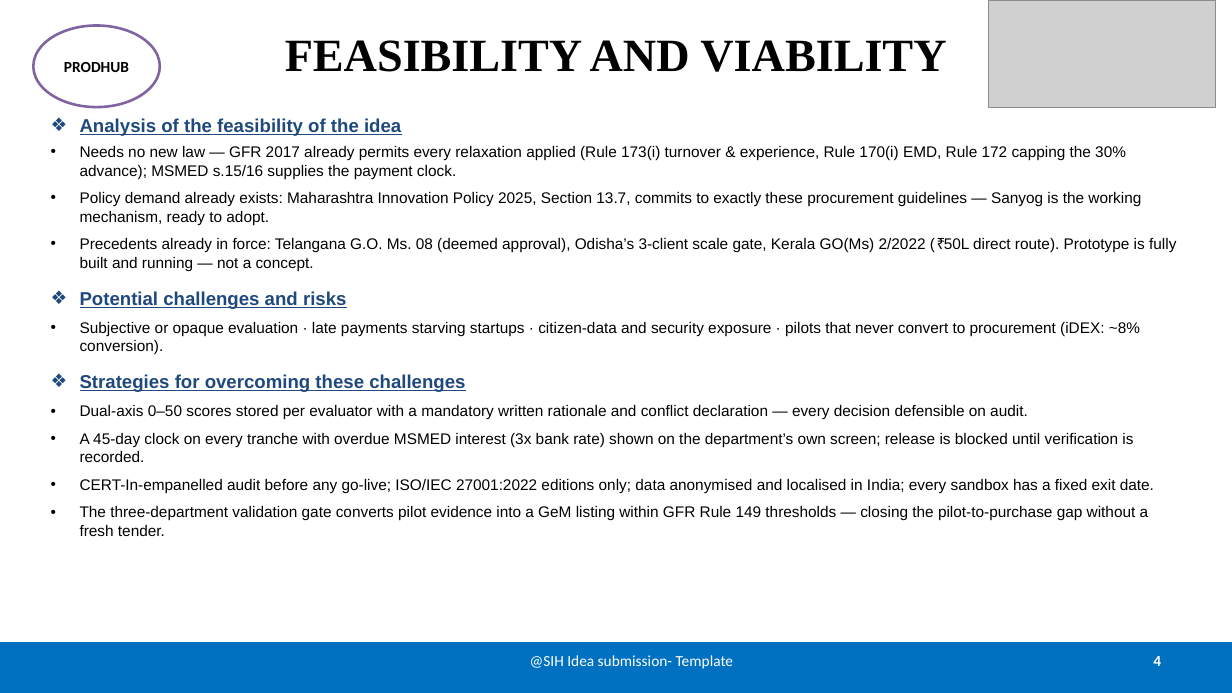
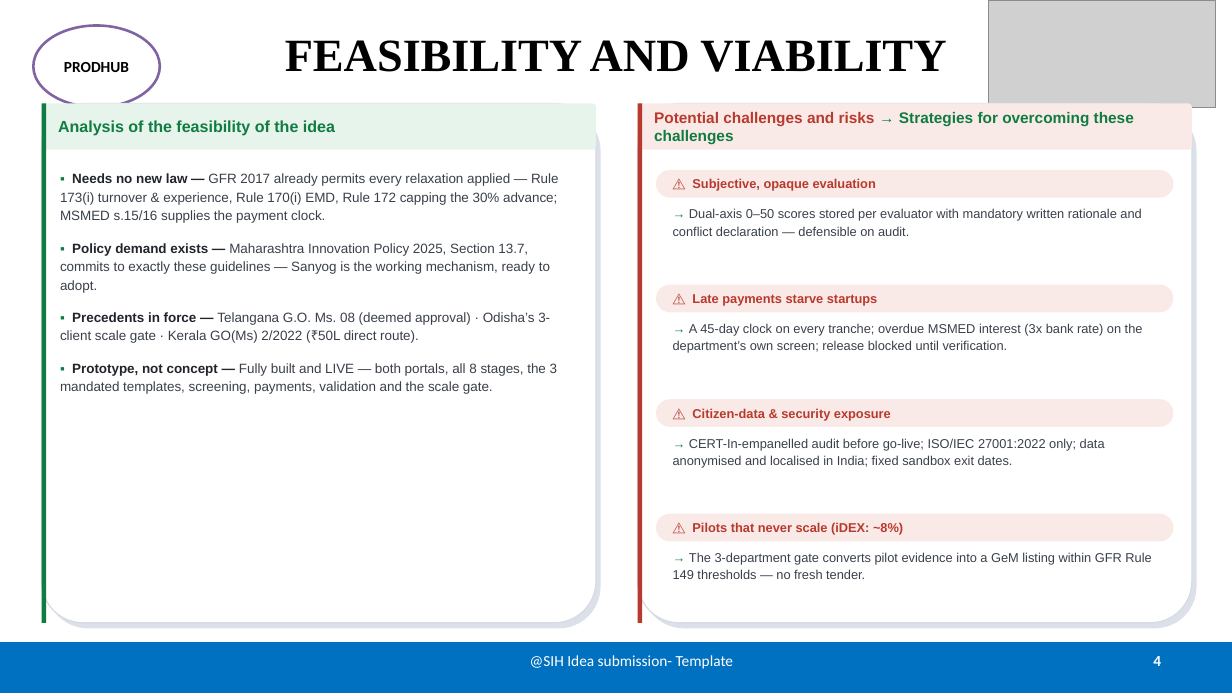
Before and after one commit to Ashutoshpalai3073/PRODHUB, a slide deck: slide 4 of docs/deck/SANYOG_SIH26136_PRODHUB.pptx. Drawn at 1232x693 pixels with LibreOffice and Linux fonts; fonts in the diff are those of the drawing; grey boxes stand for pictures. Boxes give left, top, right and bottom in pixels: in the first picture for what was removed or moved away, otherwise in the second. Text is boxed around its words. In the diff, an @@ line names an element or a change of style, - is before the commit and + after.

```diff
--- a/docs/deck/SANYOG_SIH26136_PRODHUB.pptx
+++ b/docs/deck/SANYOG_SIH26136_PRODHUB.pptx
@@ rounded rectangle added at (x1=42, y1=104, x2=596, y2=623), fill #FFFFFF, outline #D5DAE3 0.9 pt @@
@@ rounded rectangle added at (x1=42, y1=104, x2=596, y2=150), fill #E6F4EC @@
@@ rounded rectangle added at (x1=42, y1=104, x2=46, y2=623), fill #107C41 @@
@@ rounded rectangle added at (x1=46, y1=109, x2=601, y2=628), fill #DBE0E9 @@
@@ rounded rectangle added at (x1=638, y1=104, x2=1192, y2=623), fill #FFFFFF, outline #D5DAE3 0.9 pt @@
@@ rounded rectangle added at (x1=638, y1=104, x2=1192, y2=150), fill #FAEAE7 @@
@@ rounded rectangle added at (x1=638, y1=104, x2=642, y2=623), fill #B83A2E @@
@@ rounded rectangle added at (x1=642, y1=109, x2=1197, y2=628), fill #DBE0E9 @@
@@ text added at (x1=654, y1=112, x2=1134, y2=145), 12 pt, text #107C41, bold @@
+Potential challenges and risks → Strategies for overcoming these challenges
@@ text added at (x1=58, y1=120, x2=335, y2=136), 12.5 pt, text #107C41, bold @@
+Analysis of the feasibility of the idea
@@ text at (x1=60, y1=173, x2=559, y2=394): text changed; size 12 to 10.5 pt; text colour #000000 to #3A404A @@
-❖ Analysis of the feasibility of the idea
-• Needs no new law — GFR 2017 already permits every relaxation applied (Rule 173(i) turnover & experience, Rule 170(i) EMD, Rule 172 capping the 30% advance); MSMED s.15/16 supplies the payment clock.
-• Policy demand already exists: Maharashtra Innovation Policy 2025, Section 13.7, commits to exactly these procurement guidelines — Sanyog is the working mechanism, ready to adopt.
-• Precedents already in force: Telangana G.O. Ms. 08 (deemed approval), Odisha’s 3-client scale gate, Kerala GO(Ms) 2/2022 (₹50L direct route). Prototype is fully built and running — not a concept.
-❖ Potential challenges and risks
-• Subjective or opaque evaluation · late payments starving startups · citizen-data and security exposure · pilots that never convert to procurement (iDEX: ~8% conversion).
-❖ Strategies for overcoming these challenges
-• Dual-axis 0–50 scores stored per evaluator with a mandatory written rationale and conflict declaration — every decision defensible on audit.
-• A 45-day clock on every tranche with overdue MSMED interest (3x bank rate) shown on the department’s own screen; release is blocked until verification is recorded.
-• CERT-In-empanelled audit before any go-live; ISO/IEC 27001:2022 editions only; data anonymised and localised in India; every sandbox has a fixed exit date.
-• The three-department validation gate converts pilot evidence into a GeM listing within GFR Rule 149 thresholds — closing the pilot-to-purchase gap without a fresh tender.
+▪ Needs no new law — GFR 2017 already permits every relaxation applied — Rule 173(i) turnover & experience, Rule 170(i) EMD, Rule 172 capping the 30% advance; MSMED s.15/16 supplies the payment clock.
+▪ Policy demand exists — Maharashtra Innovation Policy 2025, Section 13.7, commits to exactly these guidelines — Sanyog is the working mechanism, ready to adopt.
+▪ Precedents in force — Telangana G.O. Ms. 08 (deemed approval) · Odisha’s 3-client scale gate · Kerala GO(Ms) 2/2022 (₹50L direct route).
+▪ Prototype, not concept — Fully built and LIVE — both portals, all 8 stages, the 3 mandated templates, screening, payments, validation and the scale gate.
@@ rounded rectangle added at (x1=656, y1=170, x2=1174, y2=198), fill #FAEAE7 @@
@@ text added at (x1=692, y1=178, x2=876, y2=191), 10 pt, text #B83A2E, bold @@
+⚠ Subjective, opaque evaluation
@@ text added at (x1=673, y1=208, x2=1141, y2=236), 10 pt, text #3A404A @@
+→ Dual-axis 0–50 scores stored per evaluator with mandatory written rationale and conflict declaration — defensible on audit.
@@ rounded rectangle added at (x1=656, y1=285, x2=1174, y2=312), fill #FAEAE7 @@
@@ text added at (x1=692, y1=294, x2=878, y2=306), 10 pt, text #B83A2E, bold @@
+⚠ Late payments starve startups
@@ text added at (x1=673, y1=323, x2=1143, y2=353), 10 pt, text #3A404A @@
+→ A 45-day clock on every tranche; overdue MSMED interest (3x bank rate) on the department’s own screen; release blocked until verification.
@@ rounded rectangle added at (x1=656, y1=399, x2=1174, y2=427), fill #FAEAE7 @@
@@ text added at (x1=692, y1=408, x2=891, y2=421), 10 pt, text #B83A2E, bold @@
+⚠ Citizen-data & security exposure
@@ text added at (x1=673, y1=438, x2=1105, y2=468), 10 pt, text #3A404A @@
+→ CERT-In-empanelled audit before go-live; ISO/IEC 27001:2022 only; data anonymised and localised in India; fixed sandbox exit dates.
@@ rounded rectangle added at (x1=656, y1=514, x2=1174, y2=542), fill #FAEAE7 @@
@@ text added at (x1=692, y1=522, x2=903, y2=535), 10 pt, text #B83A2E, bold @@
+⚠ Pilots that never scale (iDEX: ~8%)
@@ text added at (x1=673, y1=552, x2=1151, y2=579), 10 pt, text #3A404A @@
+→ The 3-department gate converts pilot evidence into a GeM listing within GFR Rule 149 thresholds — no fresh tender.
```
Also in this commit, not shown: 5 other slides changed, 1 other file.
